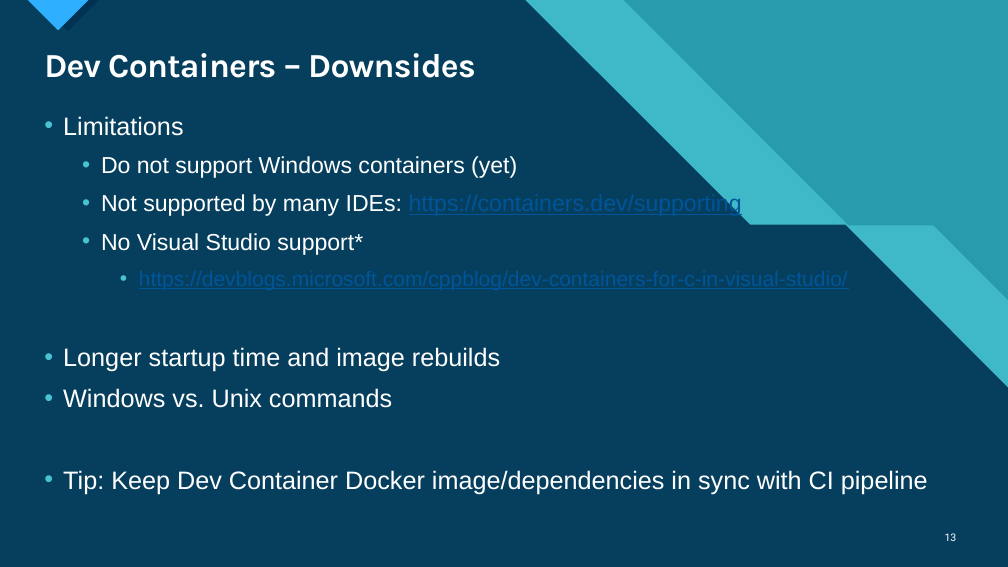
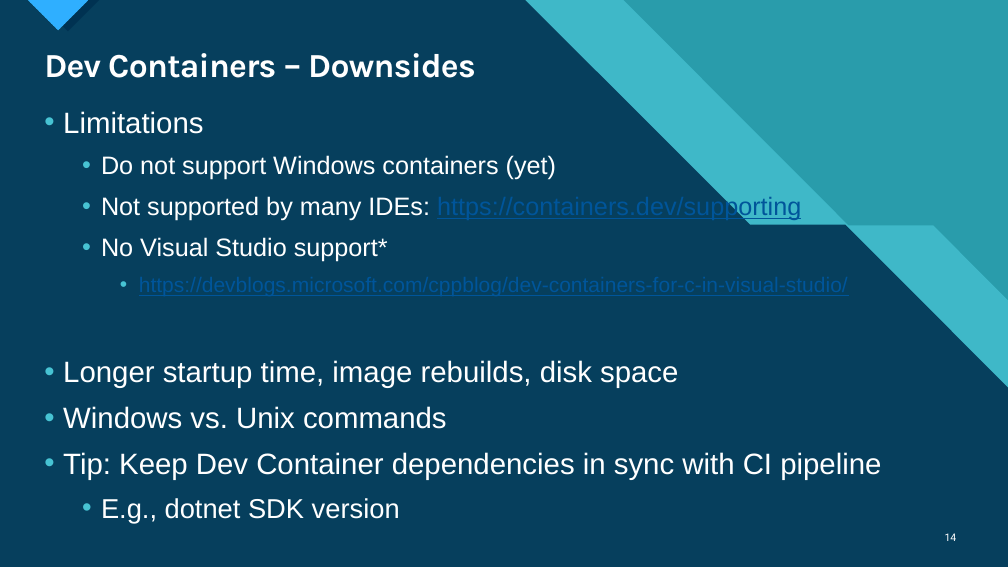
Before and after one commit to deadlydog/Presentation.DevContainersAndGitHubCodespaces, a slide deck: slide 14 of src/Dev Containers and GitHub Codespaces Lunch and Learn.pptx (slide 13 before the commit). Drawn at 1008x567 pixels with LibreOffice and Linux fonts; fonts in the diff are those of the drawing. Boxes give left, top, right and bottom in pixels: in the first picture for what was removed or moved away, otherwise in the second. Text is boxed around its words. In the diff, an @@ line names an element or a change of style, - is before the commit and + after.

```diff
--- a/src/Dev Containers and GitHub Codespaces Lunch and Learn.pptx
+++ b/src/Dev Containers and GitHub Codespaces Lunch and Learn.pptx
@@ text at bbox=[63, 111, 801, 429]: size 24 to 28 pt in "Limitations", "Windows vs. Unix commands"; size 22 to 24 pt in "Do not support Windows containers (yet)", "Not supported by many IDEs: https://containers.dev/supportin ...", "No Visual Studio support*" @@
@@ text at bbox=[63, 360, 678, 388]: text changed; size 24 to 28 pt @@
-• Longer startup time and image rebuilds
+• Longer startup time, image rebuilds, disk space
@@ text at bbox=[63, 452, 881, 522]: text changed; size 24 to 28 pt @@
-• Tip: Keep Dev Container Docker image/dependencies in sync with CI pipeline
+• Tip: Keep Dev Container dependencies in sync with CI pipeline
+  • E.g., dotnet SDK version
@@ page number at bbox=[945, 533, 957, 541]: text changed @@
-13
+14
```
Also in this commit, not shown: 18 other slides changed, 2 slides added, 1 slide removed.
